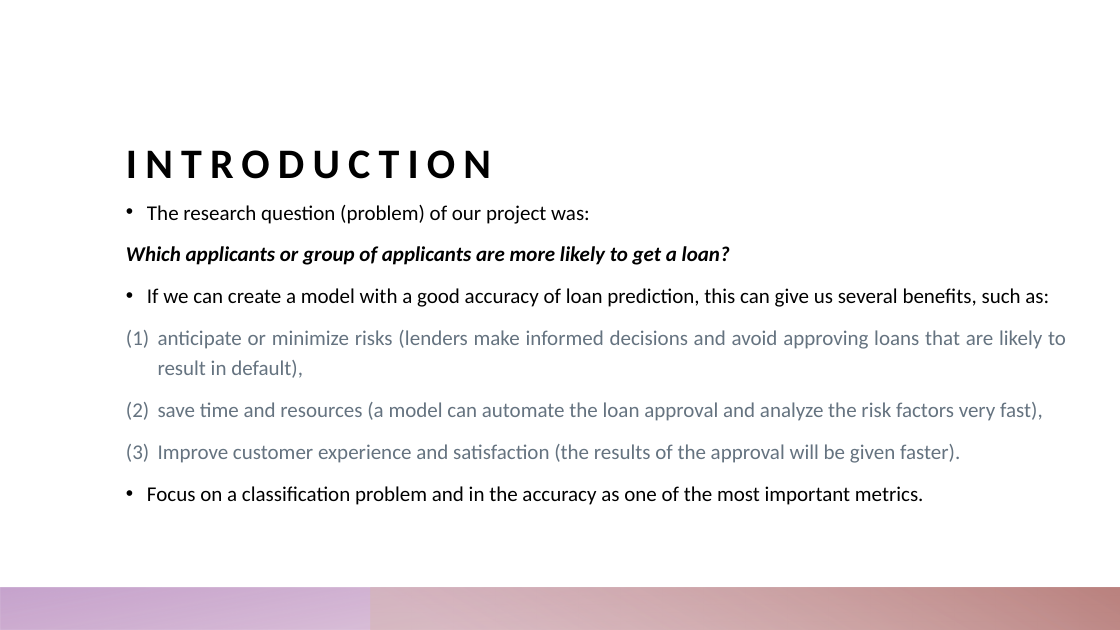
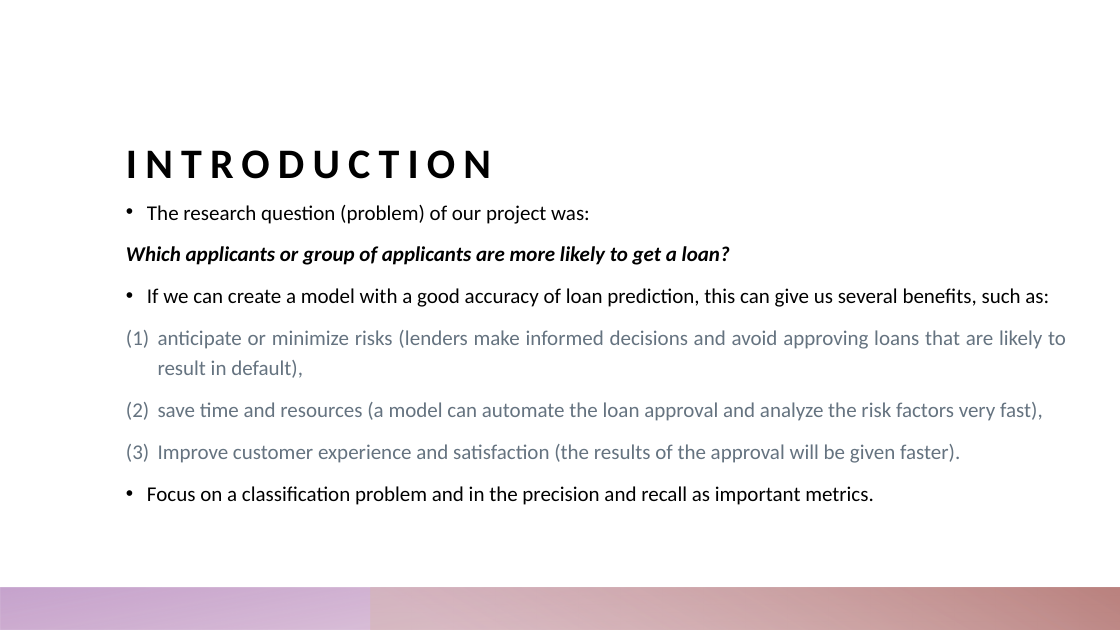
Before and after one commit to rafaelaqfc/Loan-Prediction-Project, a slide deck: slide 3 of Presentation.pptx. Drawn at 1120x630 pixels with LibreOffice and Linux fonts; fonts in the diff are those of the drawing. Boxes give left, top, right and bottom in pixels: in the first picture for what was removed or moved away, otherwise in the second. Text is boxed around its words. In the diff, an @@ line names an element or a change of style, - is before the commit and + after.

```diff
--- a/Presentation.pptx
+++ b/Presentation.pptx
@@ text at <box>147,486,874,505</box>: text changed @@
-• Focus on a classification problem and in the accuracy as one of the most important metrics.
+• Focus on a classification problem and in the precision and recall as important metrics.
```
Also in this commit, not shown: 6 other slides changed, 6 slides added, 2 slides removed, 1 other file.
